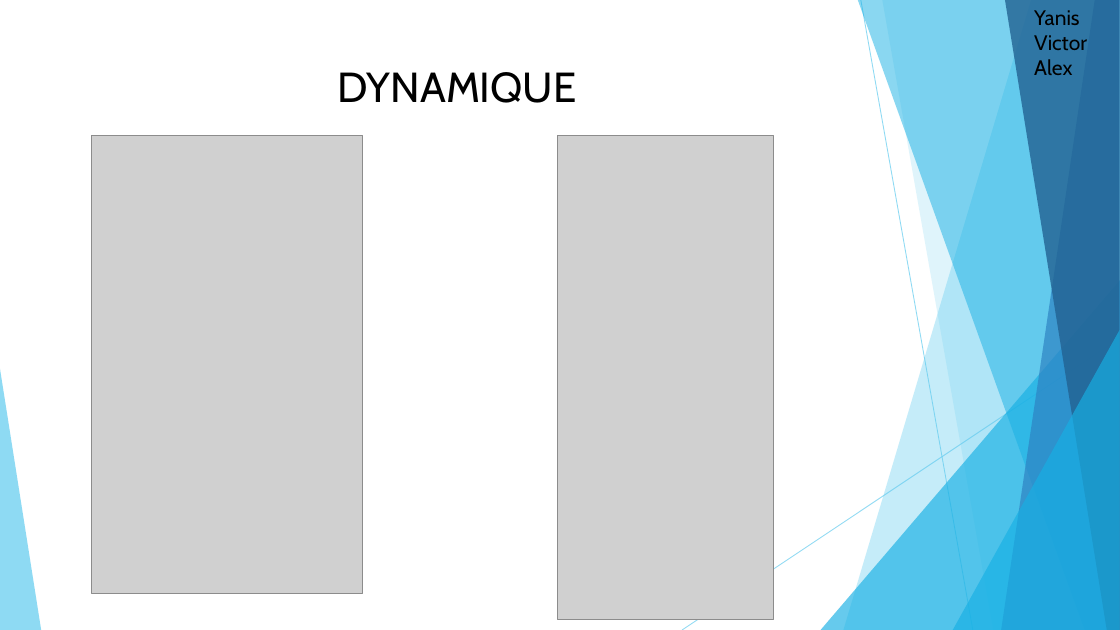
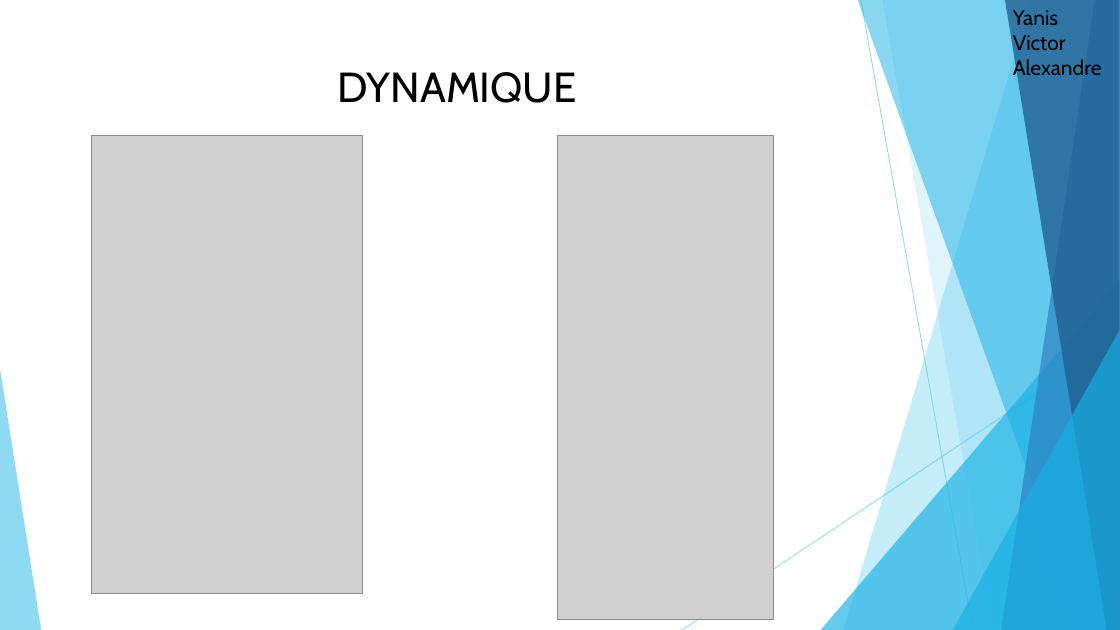
Before and after one commit to victorcesi/Projet_system, a slide deck: slide 4 of ppt projet 2.pptx. Drawn at 1120x630 pixels with LibreOffice and Linux fonts; fonts in the diff are those of the drawing; grey boxes stand for pictures. Boxes give left, top, right and bottom in pixels: in the first picture for what was removed or moved away, otherwise in the second. Text is boxed around its words. In the diff, an @@ line names an element or a change of style, - is before the commit and + after.

Commit message:
ppt update VP

```diff
--- a/ppt projet 2.pptx
+++ b/ppt projet 2.pptx
@@ text "Yanis": place and size @@
-text "Yanis" at [1034,10,1087,75]
+text "Yanis" at [1013,10,1102,81]
@@ text at [1013,57,1102,81]: text changed @@
-Alex
+Alexandre
```
Also in this commit, not shown: 1 other slide changed.
